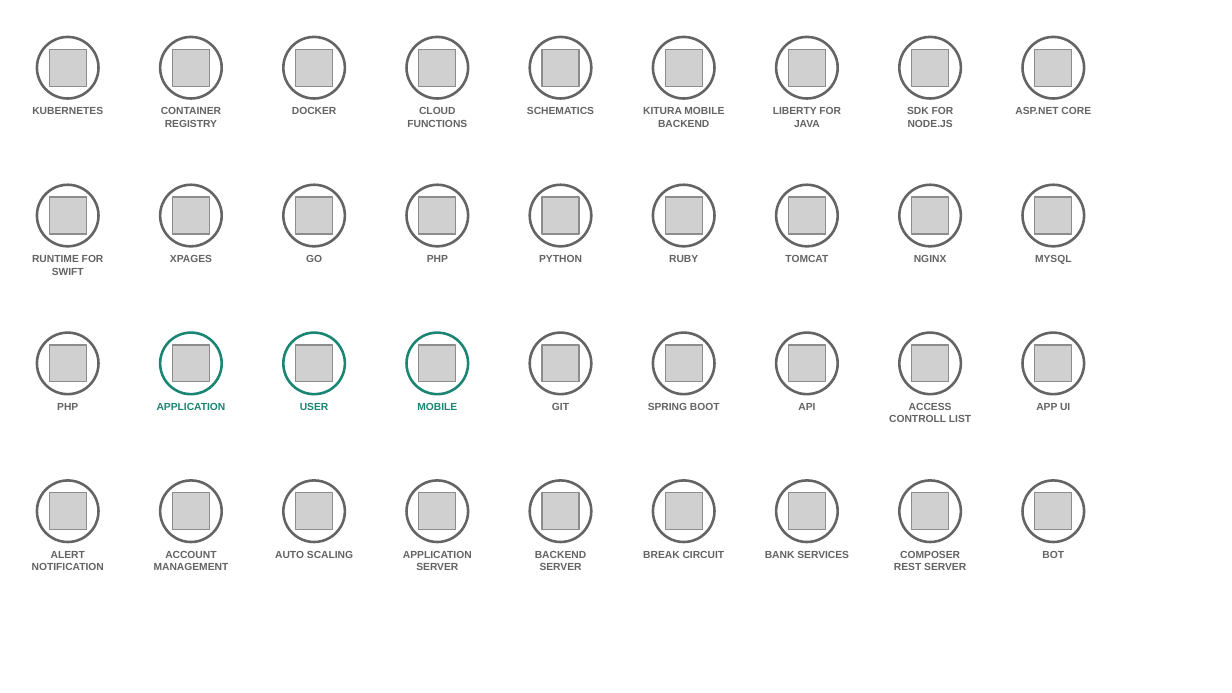
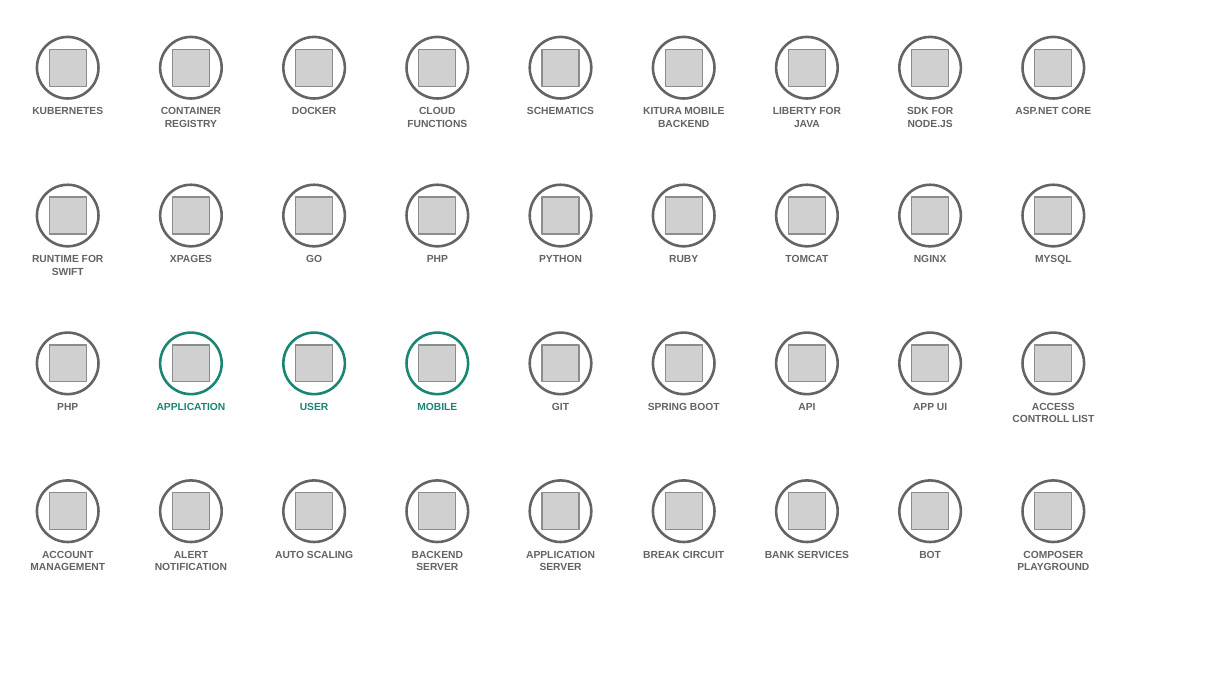
Before and after one commit to l2fprod/myarchitecture, a slide deck: slide 8 of mycatalog-architecture-diagram-template.pptx. Drawn at 1232x693 pixels with LibreOffice and Linux fonts; fonts in the diff are those of the drawing; grey boxes stand for pictures. Boxes give left, top, right and bottom in pixels: in the first picture for what was removed or moved away, otherwise in the second. Text is boxed around its words. In the diff, an @@ line names an element or a change of style, - is before the commit and + after.

```diff
--- a/mycatalog-architecture-diagram-template.pptx
+++ b/mycatalog-architecture-diagram-template.pptx
@@ text "ACCESS CONTROLL LIST": place and size @@
-text "ACCESS CONTROLL LIST" at (889, 403, 971, 422)
+text "ACCESS CONTROLL LIST" at (1012, 403, 1094, 422)
@@ text "ALERT NOTIFICATION": place and size @@
-text "ALERT NOTIFICATION" at (32, 551, 104, 570)
+text "ALERT NOTIFICATION" at (155, 551, 227, 570)
@@ text at (412, 551, 463, 570): text changed @@
-APPLICATION SERVER
+BACKEND SERVER
@@ text at (526, 551, 595, 570): text changed @@
-BACKEND SERVER
+APPLICATION SERVER
@@ 3 texts: place and size @@
-3 texts at (154, 403, 1070, 570)
+3 texts at (30, 403, 947, 570)
@@ text at (1017, 551, 1089, 570): text changed @@
-COMPOSER REST SERVER
+COMPOSER PLAYGROUND
```
Also in this commit, not shown: 4 other slides changed.
